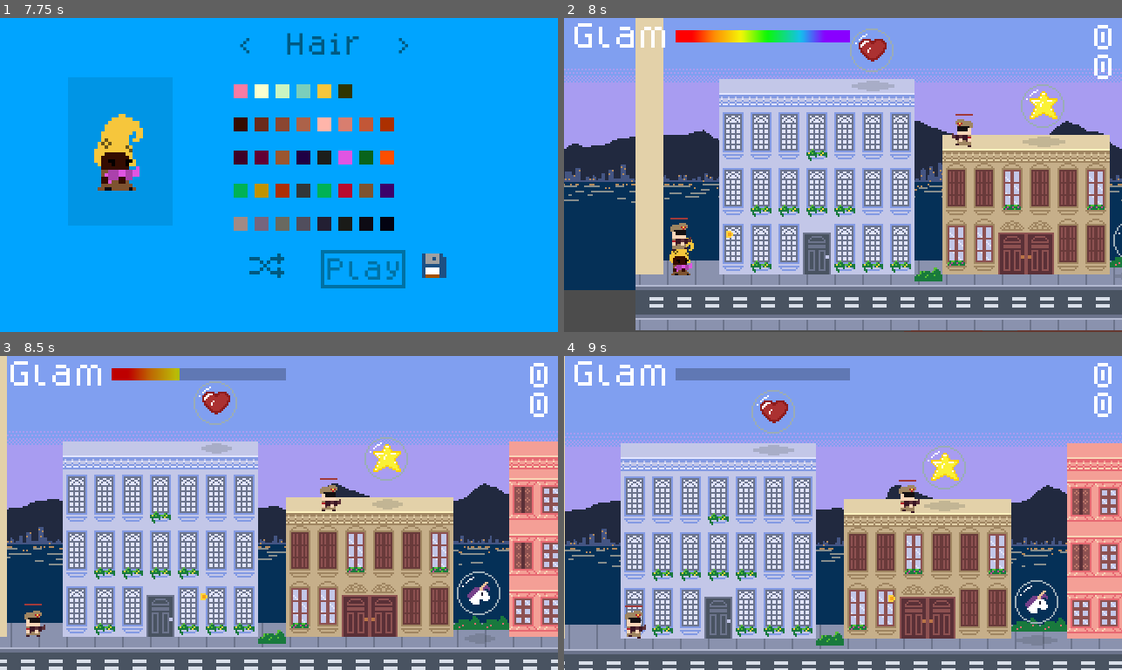
Above: before the commit, frames 1-4 (two rows, left to right).
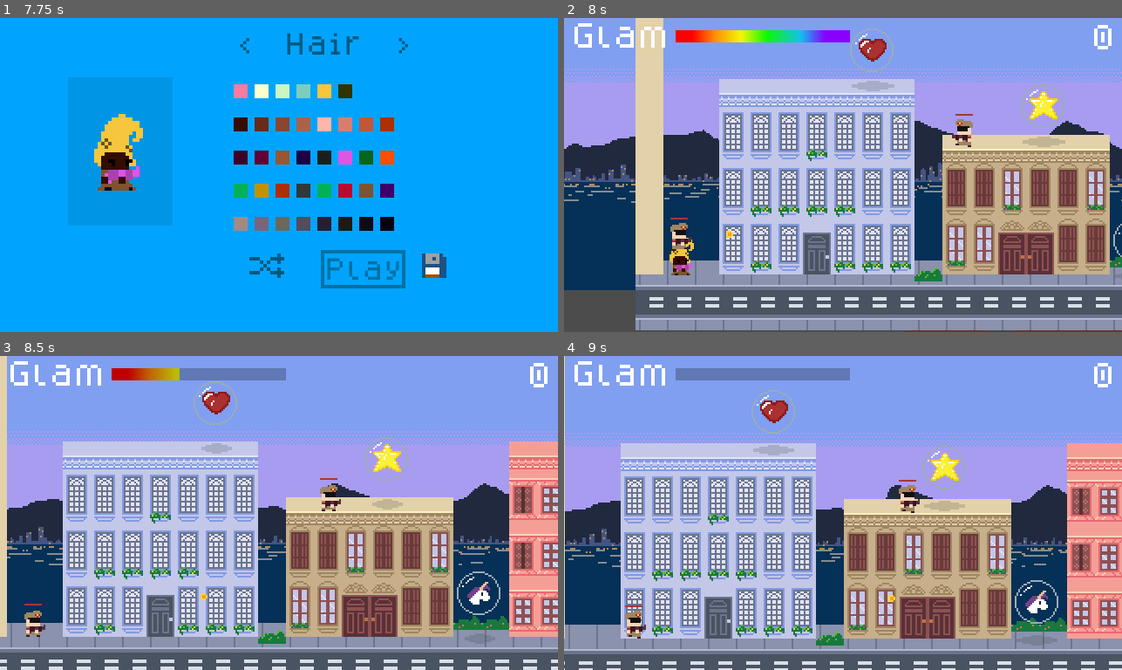
Above: after the commit, the same moments.

Repository: hamiltonromualdo/bring-ur-glam
Game: Godot game, scene res://src/UserInterface/TitleScreen.tscn
The game is run twice, just before and just after one commit, with the same random seed, the same clock (stepped at 60 frames per second) and the same inputs. Sound files missing from this copy of the repository are replaced by a short silence.
Inputs (mouse positions are in pixels of both pictures, inside the frame that each line leads up to):
- Up to frame 1 (7.75 s): tap Enter at 0.5 s; move the mouse to (401, 159) at 0.52 s; hold Right (ui_right) 0.53-2.03 s; tap Space at 1.25 s; move the mouse to (167, 190) at 1.27 s; move the mouse to (334, 105) at 2.02 s; hold Left (ui_left) 2.03-2.78 s; move the mouse to (251, 237) at 2.77 s; hold Right (ui_right) 2.78-4.28 s; move the mouse to (446, 222) at 3.52 s; move the mouse to (111, 127) at 4.27 s; hold Left (ui_left) 4.28-5.03 s; move the mouse to (306, 175) at 5.02 s; hold Right (ui_right) 5.03-5.78 s; move the mouse to (195, 96) at 5.77 s; hold Left (ui_left) 5.78-6.5 s; click "Play" at 6.5 s; click "Play" at 7.25 s
- Up to frame 2 (8 s): no input
- Up to frame 3 (8.5 s): move the mouse to (401, 497) at 8.02 s; hold Left (ui_left) from 8.03 s (still down)
- Up to frame 4 (9 s): move the mouse to (731, 528) at 8.77 s; release Left (ui_left) at 8.78 s; hold Right (ui_right) from 8.78 s (still down)

Frame 1 is identical in both runs. In frame 2, 0.1% of the frame differs, in the area x 95-99%, y 11-20%; in frame 3, 0.1%; in frame 4, 0.1%.

Commit message:
Star pickup will yield 5 points

Diff:
--- a/bring_ur_glam/src/Actors/Player.gd
+++ b/bring_ur_glam/src/Actors/Player.gd
@@ -120,4 +120,4 @@
 func _on_PickableItemsDetector_area_entered(area: Area2D) -> void:
     if area is PickableItem:
         if area.type == PickableItemType.Type.Star:
-            PlayerData.stars_count += 1
+            PlayerData.score += 5
--- a/bring_ur_glam/src/Actors/Player.tscn
+++ b/bring_ur_glam/src/Actors/Player.tscn
@@ -10,7 +10,7 @@
 [ext_resource path="res://assets/sound/reach_ground.wav" type="AudioStream" id=8]
 
 [sub_resource type="RectangleShape2D" id=1]
-extents = Vector2( 5.77374, 6.70734 )
+extents = Vector2( 5.7, 6.7 )
 
 [sub_resource type="RectangleShape2D" id=5]
 extents = Vector2( 8, 6.46318 )
--- a/bring_ur_glam/src/Autoload/PlayerData.gd
+++ b/bring_ur_glam/src/Autoload/PlayerData.gd
@@ -2,18 +2,15 @@
 
 signal hp_updated
 signal score_updated
-signal stars_count_updated
 
 const total_hp: = 100
 var hp: = total_hp setget set_hp
 var score: = 0 setget set_score
-var stars_count: = 0 setget set_stars_count
 
 
 func reset() -> void:
     hp = total_hp
     score = 0
-    stars_count = 0
 
 
 func set_hp(new_hp: int) -> void:
@@ -24,8 +21,3 @@
 func set_score(new_score: int) -> void:
     score = new_score
     emit_signal("score_updated")
-
-
-func set_stars_count(new_stars_count: int) -> void:
-    stars_count = new_stars_count
-    emit_signal("stars_count_updated")
--- a/bring_ur_glam/src/Levels/Playground.tscn
+++ b/bring_ur_glam/src/Levels/Playground.tscn
@@ -1910,13 +1910,12 @@
 [node name="AnimatedSprite" type="AnimatedSprite" parent="Decoration"]
 position = Vector2( -712, 171 )
 frames = SubResource( 7 )
-frame = 3
+frame = 1
 playing = true
 
 [node name="AnimatedSprite2" type="AnimatedSprite" parent="Decoration"]
 position = Vector2( 674, 170 )
 frames = SubResource( 7 )
-frame = 2
 playing = true
 
 [node name="DecorationOffset-4" type="TileMap" parent="."]
--- a/bring_ur_glam/src/UserInterface/HUD.gd
+++ b/bring_ur_glam/src/UserInterface/HUD.gd
@@ -10,10 +10,6 @@
     if error:
         print("Error connecting score: ", error)
 
-    error = PlayerData.connect("stars_count_updated", self, "update_stars_count_text")
-    if error:
-        print("Error connecting stars count: ", error)
-
     $HealthBarRbn.set_values(0, PlayerData.hp, PlayerData.total_hp)
 
 
@@ -23,7 +19,3 @@
 
 func update_hp() -> void:
     $HealthBarRbn.set_hp(PlayerData.hp)
-
-
-func update_stars_count_text() -> void:
-    $StarsLabel.text = str(PlayerData.stars_count)
--- a/bring_ur_glam/src/UserInterface/HUD.tscn
+++ b/bring_ur_glam/src/UserInterface/HUD.tscn
@@ -15,21 +15,6 @@
 margin_top = 4.0
 margin_right = -4.0
 margin_bottom = 20.0
-theme = ExtResource( 1 )
-text = "0"
-align = 2
-autowrap = true
-__meta__ = {
-"_edit_use_anchors_": false
-}
-
-[node name="StarsLabel" type="Label" parent="."]
-anchor_left = 1.0
-anchor_right = 1.0
-margin_left = -63.0
-margin_top = 21.0
-margin_right = -4.0
-margin_bottom = 37.0
 theme = ExtResource( 1 )
 text = "0"
 align = 2
